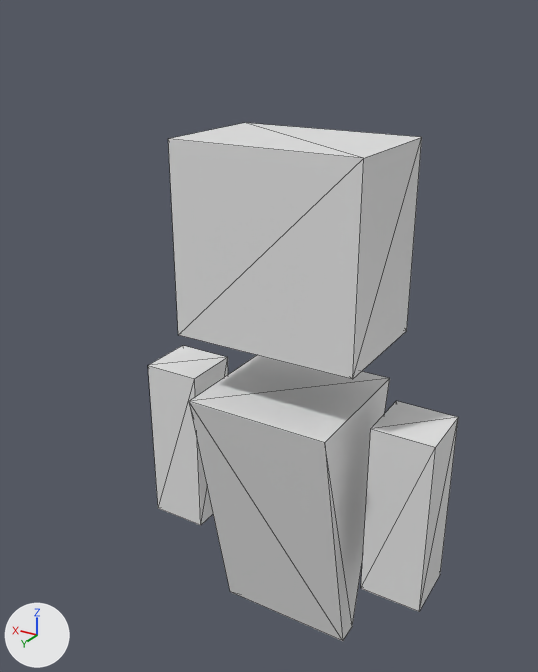
Two versions of the OBJ model core/src/main/resources/assets/default-boss.obj, one commit apart.
Before and after are seen from a 50 mm lens placed at (-5.25, 9.48, 10.19), pointed at (0.2, 0.4, 5.65). The axes (+X, +Y, +Z) are drawn at lower left. The lights are the same throughout. The older version comes first. Mesh edges are drawn as thin lines. Where no turn or scale is listed for an object, it has been applied to the vertices. Vertices at exactly the same position are counted once.

Objects in the first picture: 'default-boss'.
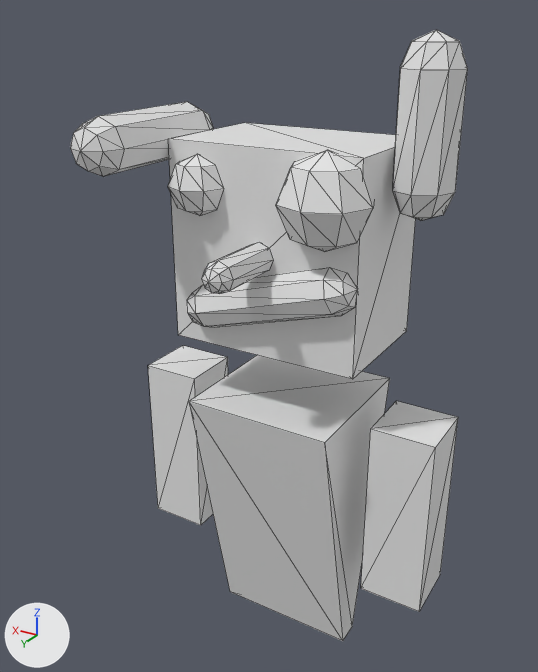
What differs and where, as boxes (x1, y1, x2, y2) in the pictures (538 x 672 px):
'default-boss', reshaped (28% wider, 18% taller): before (148, 123, 458, 641); after (70, 30, 468, 641)
part 1 of me_default_boss, added: after (168, 154, 224, 216)
part 2 of me_default_boss, added: after (276, 150, 374, 252)
part 3 of me_default_boss, added: after (201, 242, 273, 294)
part 4 of me_default_boss, added: after (393, 30, 468, 221)
part 5 of me_default_boss, added: after (70, 102, 213, 176)
part 6 of me_default_boss, added: after (187, 267, 358, 327)

The change, as a list of edits to the scene's bpy script:
```text
Change me_default_boss:
    used by ob_default_boss; location = (0.0, 0.0, 0.0)
    remove me_default_boss.from_pydata(...)  # 32 vertices, 48 faces; spans x -2.6..2.6, y -1.2..1.2, z 0.0..8.6
    add me_default_boss.from_pydata(...)  # 220 vertices, 400 faces; spans x -2.6..2.6, y -1.2..2.39, z 0.0..10.03
    me_default_boss part 1: a new loose piece, a UV sphere (8 segments, 4 rings, poles along z) spanning x 0.57..1.43, y 0.57..1.43, z 7.57..8.43
    me_default_boss part 2: a new loose piece, a UV sphere (8 segments, 4 rings, poles along z) spanning x -1.66..-0.34, y 0.34..1.66, z 7.34..8.66
    me_default_boss part 3: a new loose piece of 34 vertices spanning x -0.22..0.22, y 0.78..2.22, z 6.88..7.32
    me_default_boss part 4: a new loose piece of 34 vertices spanning x -2.37..-1.5, y -0.43..0.43, z 7.66..10.03
    me_default_boss part 5: a new loose piece of 34 vertices spanning x 1.44..2.29, y -0.39..2.39, z 8.21..8.99
    me_default_boss part 6: a new loose piece of 34 vertices spanning x -1.51..1.22, y 0.66..1.34, z 5.88..7.14
```
